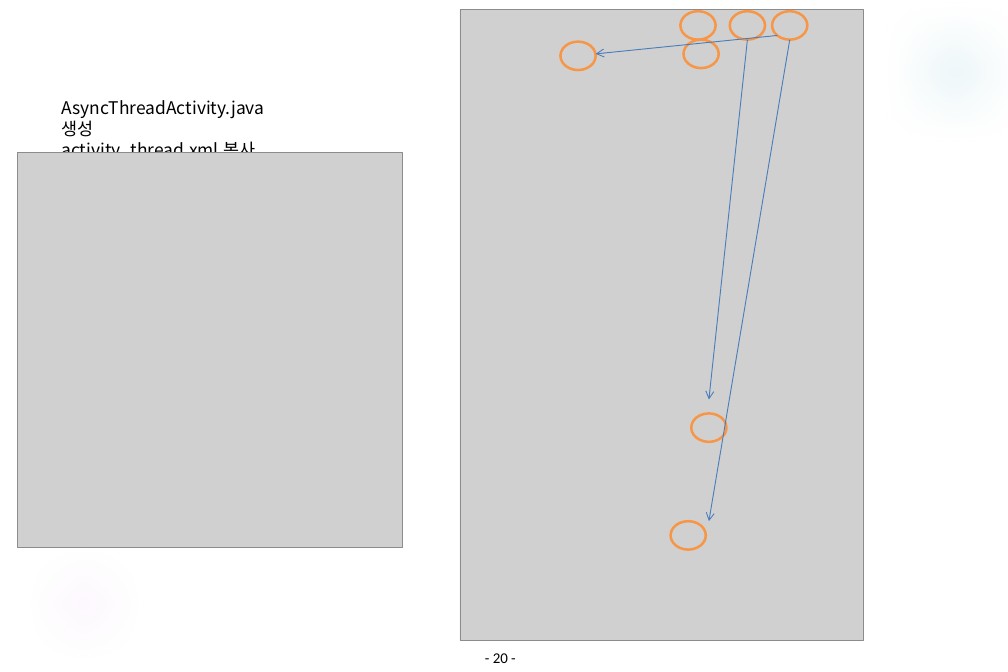
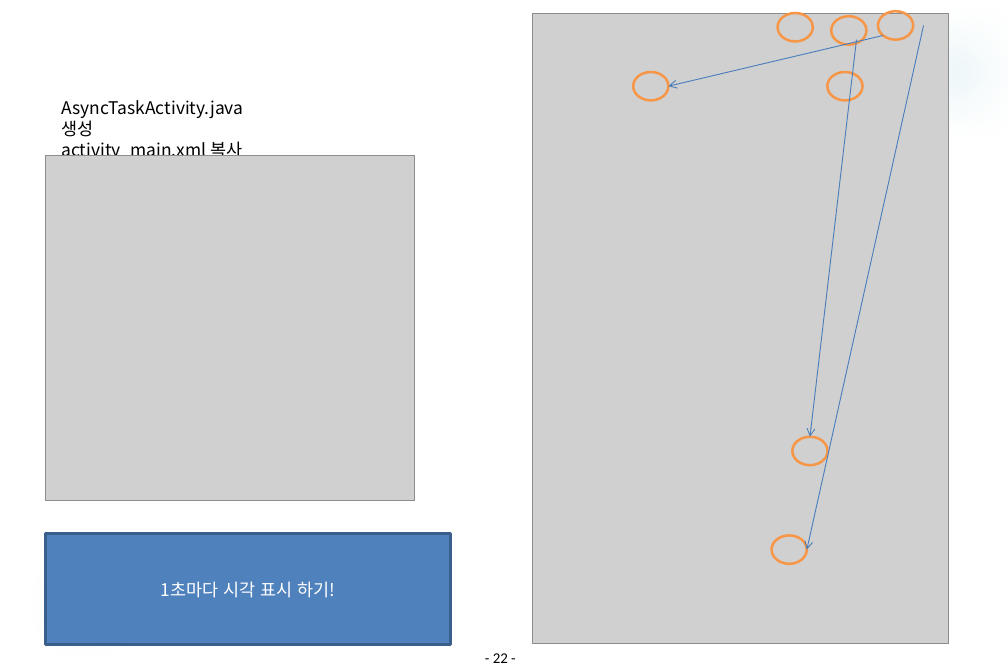
Before and after one commit to sunrin-android/Workbooks, a slide deck: slide 22 of 안드로이드13_(스레드핸들러).pptx (slide 20 before the commit). Drawn at 1008x672 pixels with LibreOffice and Linux fonts; fonts in the diff are those of the drawing; grey boxes stand for pictures; background and template pictures are left out. Boxes give left, top, right and bottom in pixels: in the first picture for what was removed or moved away, otherwise in the second. Text is boxed around its words. In the diff, an @@ line names an element or a change of style, - is before the commit and + after.

```diff
--- a/안드로이드13_(스레드핸들러).pptx
+++ b/안드로이드13_(스레드핸들러).pptx
@@ picture: place and size @@
-picture at bbox=[460, 10, 863, 642]
+picture at bbox=[532, 13, 949, 643]
@@ ellipse: place and size @@
-ellipse at bbox=[680, 11, 715, 39]
+ellipse at bbox=[778, 13, 813, 42]
@@ arrow moved from (789, 39) - (709, 521) to (924, 25) - (807, 549) @@
@@ ellipse: place and size @@
-ellipse at bbox=[729, 11, 764, 39]
+ellipse at bbox=[831, 16, 866, 45]
@@ ellipse: place and size @@
-ellipse at bbox=[772, 11, 807, 39]
+ellipse at bbox=[878, 11, 913, 39]
@@ arrow moved from (778, 36) - (596, 54) to (883, 36) - (668, 86) @@
@@ arrow moved from (747, 39) - (709, 400) to (857, 39) - (810, 436) @@
@@ ellipse: place and size @@
-ellipse at bbox=[560, 41, 595, 70]
+ellipse at bbox=[633, 72, 668, 100]
@@ ellipse: place and size @@
-ellipse at bbox=[684, 39, 719, 68]
+ellipse at bbox=[827, 72, 862, 100]
@@ text at bbox=[61, 100, 243, 161]: text changed @@
-AsyncThreadActivity.java 생성
-activity_thread.xml 복사
+AsyncTaskActivity.java 생성
+activity_main.xml 복사
@@ picture: place and size @@
-picture at bbox=[17, 153, 402, 548]
+picture at bbox=[46, 156, 415, 501]
@@ ellipse: place and size @@
-ellipse at bbox=[692, 413, 727, 442]
+ellipse at bbox=[792, 436, 827, 465]
@@ rectangle added at bbox=[46, 533, 451, 644], fill #4F81BD, outline #3A5F8C 2 pt, 14 pt, text #FFFFFF @@
+1초마다 시각 표시 하기!
@@ ellipse: place and size @@
-ellipse at bbox=[670, 521, 705, 550]
+ellipse at bbox=[771, 536, 806, 564]
@@ page number at bbox=[493, 653, 508, 663]: text changed @@
-- 20 -
+- 22 -
```
Also in this commit, not shown: 15 other slides changed, 16 slides added, 3 slides removed.
